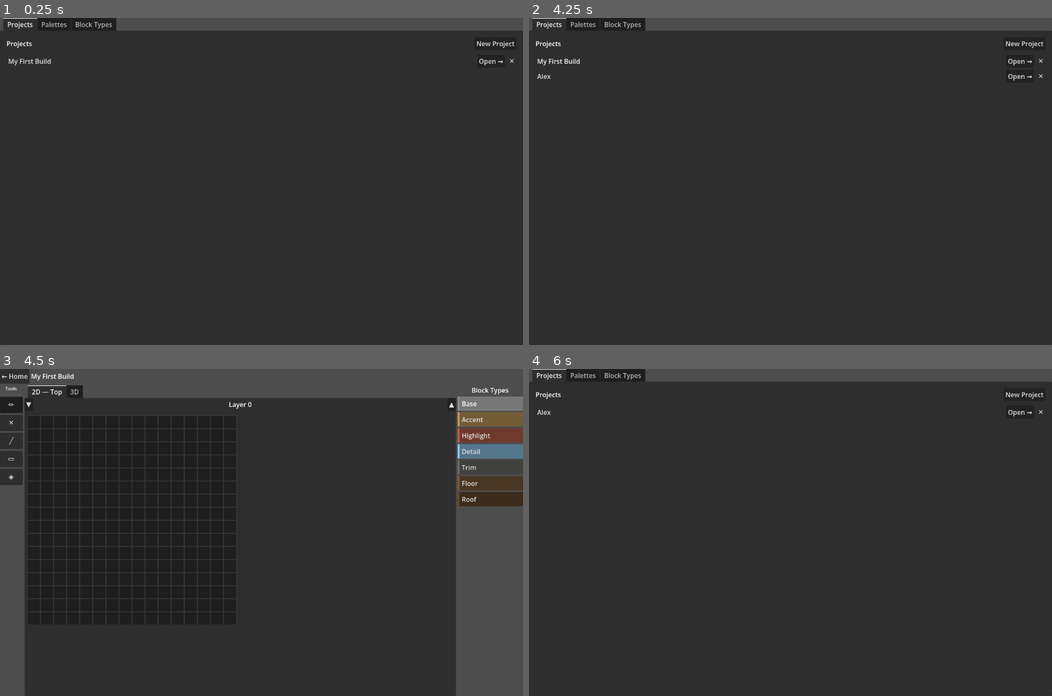
Above: before the commit, frames 1-4 (two rows, left to right).
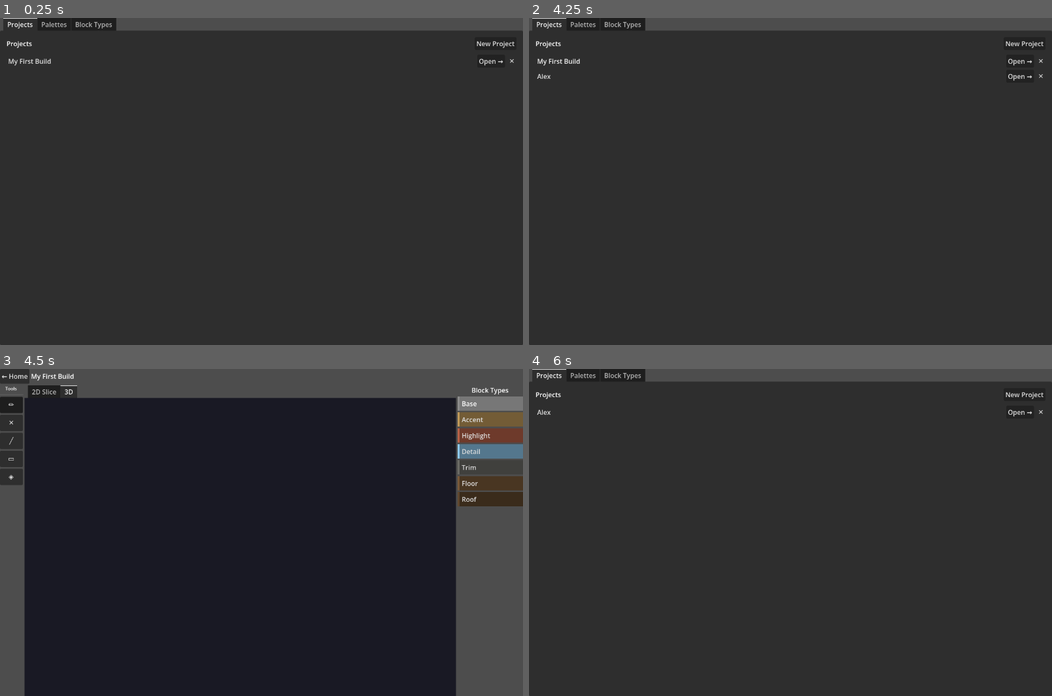
Above: after the commit, the same moments.

Repository: InfinitiesLoop/voxyl
Game: Godot game, scene res://scenes/Main.tscn
Same seed, same stepped clock (60 frames per second), same inputs: the game is played once before the commit and once after it.
Inputs (mouse positions are in pixels of both pictures, inside the frame that each line leads up to):
- Up to frame 1 (0.25 s): no input
- Up to frame 2 (4.25 s): click "New Project" at 0.5 s; click (790, 171) at 1.27 s; type "Alex" at 1.35 s; click "New Project" at 2 s; click "OK" at 2.75 s; click "My First Build" at 3.5 s
- Up to frame 3 (4.5 s): click "Open →" at 4.25 s
- Up to frame 4 (6 s): click "← Home" at 5 s; click "✕" at 5.75 s

Frames 1-2 are identical in both runs. In frame 3, 2.7% of the frame differs, in the area x 4-88%, y 5-100%; in frame 4, nothing differs.

Commit message:
Fix camera reset; add palette hotbar + virtual floor; 3D as default tab
Camera reset fix: _sync_orbit_from_fly now clamps orbit_pitch to ±85°
(prevents gimbal lock when camera is above/below world center, which
caused look_at to fail and snap the view to garbage). orbit_distance
is also clamped [2, 300] so an early return no longer leaves stale values.

Virtual floor plane: when the crosshair finds no block, the ray is
intersected against a horizontal plane at Y=_floor_y (default 0).
A green-tinted highlight shows the target cell so you can place the
first block in an empty world without needing an existing face to click.
RMB places onto the floor plane when no block face is targeted.

Palette hotbar: drawn at bottom of the first-person overlay.
- Up to 9 slots shown; if palette is larger, a 9-slot window scrolls
  to keep the current selection centred
- Scroll wheel (up/down) cycles palette selection
- Number keys 1-9 jump directly to a slot
- Redraws when palette changes or selection changes while in fly mode

3D is now the default tab (Main.gd sets current_tab = 1 on open).
"2D — Top" renamed "2D Slice" (full axis-selection redesign pending).

Diff:
--- a/scripts/ui/Main.gd
+++ b/scripts/ui/Main.gd
@@ -8,8 +8,9 @@
 func _ready() -> void:
 	($HomeScreen as HomeScreen).open_project_requested.connect(_open_editor)
 	($Editor/VBoxContainer/EditorBar/BackBtn as Button).pressed.connect(_go_home)
-	_tabs.set_tab_title(0, "2D — Top")
+	_tabs.set_tab_title(0, "2D Slice")
 	_tabs.set_tab_title(1, "3D")
+	_tabs.current_tab = 1  # default to 3D view
 	_go_home()
 
 func _go_home() -> void:
--- a/scripts/views/View3D.gd
+++ b/scripts/views/View3D.gd
@@ -14,23 +14,27 @@
 var _camera_pos := Vector3.ZERO
 var _yaw := 0.0
 var _pitch := 0.0
-# Right-side modifier keys tracked manually via KEY_LOCATION_RIGHT:
-#   right-ctrl (Windows) and right-alt/option (Mac) = jump/up
-#   right-shift = sneak/down (same as left-shift, tracked for reset-on-exit)
+# Right-side modifier keys tracked via KEY_LOCATION_RIGHT:
+#   right-ctrl (Windows) / right-alt·option (Mac) = jump/up
+#   right-shift = sneak/down (same as left-shift)
 var _rctrl_held := false
 var _ralt_held := false
 var _rshift_held := false
 
-# --- Raycast result ---
-var _target_hit := false
+# --- Raycast state ---
+var _target_hit := false      # crosshair hits an existing block
 var _target_block := Vector3i.ZERO
 var _target_place := Vector3i.ZERO
+var _floor_hit := false       # crosshair hits the virtual floor plane
+var _floor_place := Vector3i.ZERO
+var _floor_y := 0             # Y level of the virtual floor (reference plane)
 
 # --- Nodes ---
 var _viewport: SubViewport
 var _camera: Camera3D
 var _voxel_root: Node3D
 var _highlight: MeshInstance3D
+var _highlight_mat: StandardMaterial3D
 var _overlay: Control
 
 # --- Dirty flag ---
@@ -41,7 +45,8 @@
 	_setup_overlay()
 	VoxelWorld.project_opened.connect(_on_project_opened)
 	VoxelWorld.block_changed.connect(func(_p, _s): _mark_dirty())
-	VoxelWorld.palette_stack_changed.connect(func(): _mark_dirty())
+	VoxelWorld.palette_stack_changed.connect(func(): _mark_dirty(); if _fly_mode: _overlay.queue_redraw())
+	VoxelWorld.selection_changed.connect(func(_s): if _fly_mode: _overlay.queue_redraw())
 	visibility_changed.connect(func(): if not visible and _fly_mode: _exit_fly_mode())
 	set_process(true)
 
@@ -86,17 +91,17 @@
 	_voxel_root = Node3D.new()
 	_viewport.add_child(_voxel_root)
 
-	# Highlight overlay for targeted block
+	_highlight_mat = StandardMaterial3D.new()
+	_highlight_mat.albedo_color = Color(1.0, 1.0, 1.0, 0.35)
+	_highlight_mat.transparency = BaseMaterial3D.TRANSPARENCY_ALPHA
+	_highlight_mat.shading_mode = BaseMaterial3D.SHADING_MODE_UNSHADED
+	_highlight_mat.cull_mode = BaseMaterial3D.CULL_DISABLED
+
 	_highlight = MeshInstance3D.new()
 	var hl_mesh := BoxMesh.new()
 	hl_mesh.size = Vector3(1.04, 1.04, 1.04)
 	_highlight.mesh = hl_mesh
-	var hl_mat := StandardMaterial3D.new()
-	hl_mat.albedo_color = Color(1.0, 1.0, 1.0, 0.35)
-	hl_mat.transparency = BaseMaterial3D.TRANSPARENCY_ALPHA
-	hl_mat.shading_mode = BaseMaterial3D.SHADING_MODE_UNSHADED
-	hl_mat.cull_mode = BaseMaterial3D.CULL_DISABLED
-	_highlight.material_override = hl_mat
+	_highlight.material_override = _highlight_mat
 	_highlight.visible = false
 	_viewport.add_child(_highlight)
 
@@ -129,7 +134,7 @@
 	if Input.is_key_pressed(KEY_D) or Input.is_key_pressed(KEY_RIGHT): move += right
 	# Up: Space (right-hand) · Right-Ctrl/Windows or Right-Option/Mac (left-hand)
 	if Input.is_key_pressed(KEY_SPACE) or _rctrl_held or _ralt_held: move.y += 1.0
-	# Down: any Shift (right-hand sneak) · / (left-hand sneak)
+	# Down: any Shift · / (left-hand)
 	if Input.is_key_pressed(KEY_SHIFT) or Input.is_key_pressed(KEY_SLASH): move.y -= 1.0
 	if move.length_squared() > 0.0:
 		_camera_pos += move.normalized() * 10.0 * delta
@@ -143,9 +148,10 @@
 func _input(event: InputEvent) -> void:
 	if not is_visible_in_tree():
 		return
+
 	if event is InputEventKey:
 		var key := event as InputEventKey
-		# Track right-side modifier keys (KEY_LOCATION_RIGHT distinguishes left vs right)
+		# Track right-side modifier keys
 		if key.location == KEY_LOCATION_RIGHT:
 			match key.physical_keycode:
 				KEY_CTRL:  _rctrl_held  = key.pressed
@@ -155,8 +161,17 @@
 			_exit_fly_mode()
 			get_viewport().set_input_as_handled()
 			return
+		# Number keys 1-9 for palette slot selection (fly mode only)
+		if _fly_mode and key.pressed:
+			var kc := key.keycode
+			if kc >= KEY_1 and kc <= KEY_9:
+				_select_palette_slot(kc - KEY_1)
+				get_viewport().set_input_as_handled()
+				return
+
 	if not _fly_mode:
 		return
+
 	if event is InputEventMouseMotion:
 		var motion := event as InputEventMouseMotion
 		_yaw -= motion.relative.x * 0.18
@@ -165,10 +180,11 @@
 		_update_crosshair_target()
 	elif event is InputEventMouseButton and (event as InputEventMouseButton).pressed:
 		var mb := event as InputEventMouseButton
-		if mb.button_index == MOUSE_BUTTON_LEFT:
-			_erase_targeted_block()
-		elif mb.button_index == MOUSE_BUTTON_RIGHT:
-			_place_targeted_block()
+		match mb.button_index:
+			MOUSE_BUTTON_LEFT:         _erase_targeted_block()
+			MOUSE_BUTTON_RIGHT:        _place_targeted_block()
+			MOUSE_BUTTON_WHEEL_UP:     _cycle_palette(-1)
+			MOUSE_BUTTON_WHEEL_DOWN:   _cycle_palette(1)
 
 # Orbit camera input (only active when NOT in fly mode)
 func _on_svc_input(event: InputEvent) -> void:
@@ -197,7 +213,7 @@
 		var delta: Vector2 = motion.position - _drag_last
 		_drag_last = motion.position
 		_orbit_yaw -= delta.x * 0.4
-		_orbit_pitch = clamp(_orbit_pitch - delta.y * 0.4, 2.0, 88.0)
+		_orbit_pitch = clamp(_orbit_pitch - delta.y * 0.4, 2.0, 85.0)
 		_update_camera()
 
 # ---------------------------------------------------------------------------
@@ -205,7 +221,6 @@
 # ---------------------------------------------------------------------------
 
 func _enter_fly_mode() -> void:
-	# Position fly camera at the current orbit camera position
 	var pivot := _get_world_center()
 	var yaw_rad := deg_to_rad(_orbit_yaw)
 	var pitch_rad := deg_to_rad(_orbit_pitch)
@@ -215,7 +230,6 @@
 		cos(yaw_rad) * cos(pitch_rad)
 	) * _orbit_distance
 	_camera_pos = pivot + offset
-	# Look direction is the inverse of the orbit offset
 	_yaw = _orbit_yaw + 180.0
 	_pitch = -_orbit_pitch
 	_fly_mode = true
@@ -226,15 +240,18 @@
 	_overlay.queue_redraw()
 
 func _sync_orbit_from_fly() -> void:
-	# Derive orbit yaw/pitch/distance from the current fly camera position so
-	# the orbit view picks up exactly where first-person left off.
+	# Convert fly camera world-position back into orbit yaw/pitch/distance so
+	# the orbit view resumes exactly where first-person left off.
 	var pivot := _get_world_center()
 	var offset := _camera_pos - pivot
-	_orbit_distance = offset.length()
-	if _orbit_distance < 0.01:
-		return
-	var norm := offset / _orbit_distance
-	_orbit_pitch = rad_to_deg(asin(clamp(norm.y, -1.0, 1.0)))
+	var dist := offset.length()
+	# Always set a sane distance even if camera wandered very close to pivot
+	_orbit_distance = clamp(dist, 2.0, 300.0)
+	if dist < 0.01:
+		return  # at world centre — keep existing yaw/pitch angles
+	var norm := offset / dist
+	# Clamp to ±85° to avoid gimbal lock when camera is directly above/below pivot
+	_orbit_pitch = clamp(rad_to_deg(asin(clamp(norm.y, -1.0, 1.0))), -85.0, 85.0)
 	_orbit_yaw = rad_to_deg(atan2(norm.x, norm.z))
 
 func _exit_fly_mode() -> void:
@@ -318,28 +335,44 @@
 		mesh.size = Vector3(0.94, 0.94, 0.94)
 		mi.mesh = mesh
 		mi.material_override = materials[semantic]
-		# +0.5 centres the BoxMesh within the DDA cell (x,y,z)→(x+1,y+1,z+1)
+		# +0.5 centres the BoxMesh inside DDA cell (x,y,z)→(x+1,y+1,z+1)
 		mi.position = Vector3(pos.x + 0.5, pos.y + 0.5, pos.z + 0.5)
 		_voxel_root.add_child(mi)
 
 # ---------------------------------------------------------------------------
-# Raycast (DDA grid traversal)
+# Raycast (DDA grid traversal + virtual floor plane)
 # ---------------------------------------------------------------------------
 
 func _update_crosshair_target() -> void:
+	_target_hit = false
+	_floor_hit = false
 	if not VoxelWorld.active_project:
-		_target_hit = false
 		_highlight.visible = false
-		return
+		_overlay.queue_redraw()
+		return
+
 	var result := _raycast_grid(_camera_pos, _get_look_dir(), 20.0)
 	_target_hit = result.get("hit", false)
+
 	if _target_hit:
 		_target_block = result.pos
 		_target_place = result.prev_pos
+		_highlight_mat.albedo_color = Color(1.0, 1.0, 1.0, 0.35)
 		_highlight.position = Vector3(_target_block.x + 0.5, _target_block.y + 0.5, _target_block.z + 0.5)
 		_highlight.visible = true
 	else:
-		_highlight.visible = false
+		# Fall back to virtual floor plane so you can place the first block
+		var floor_result := _raycast_floor_plane(_camera_pos, _get_look_dir())
+		_floor_hit = floor_result.get("hit", false)
+		if _floor_hit:
+			_floor_place = floor_result.pos
+			_highlight_mat.albedo_color = Color(0.4, 1.0, 0.5, 0.22)
+			_highlight.position = Vector3(_floor_place.x + 0.5, _floor_place.y + 0.5, _floor_place.z + 0.5)
+			_highlight.visible = true
+		else:
+			_highlight.visible = false
+
+	_overlay.queue_redraw()
 
 func _raycast_grid(origin: Vector3, direction: Vector3, max_dist: float) -> Dictionary:
 	if not VoxelWorld.active_project:
@@ -380,18 +413,44 @@
 
 	return {hit = false}
 
+func _raycast_floor_plane(origin: Vector3, direction: Vector3) -> Dictionary:
+	# Cast ray against horizontal plane at Y = _floor_y.
+	# This gives a reference surface for placing the first block in empty space.
+	if not VoxelWorld.active_project:
+		return {hit = false}
+	var dir := direction.normalized()
+	if abs(dir.y) < 0.001:
+		return {hit = false}
+	var t := (float(_floor_y) - origin.y) / dir.y
+	if t < 0.05 or t > 80.0:
+		return {hit = false}
+	var hit_world := origin + dir * t
+	var cell := Vector3i(int(floor(hit_world.x)), _floor_y, int(floor(hit_world.z)))
+	var data := VoxelWorld.active_project.data
+	if not data.is_in_bounds(cell):
+		return {hit = false}
+	if not data.get_block(cell).is_empty():
+		return {hit = false}
+	return {hit = true, pos = cell}
+
 # ---------------------------------------------------------------------------
 # Block editing (fly mode)
 # ---------------------------------------------------------------------------
 
 func _place_targeted_block() -> void:
-	if not _target_hit or not VoxelWorld.active_project:
-		return
-	if not VoxelWorld.active_project.data.is_in_bounds(_target_place):
-		return
-	if not VoxelWorld.selected_semantic.is_empty():
-		VoxelWorld.set_block(_target_place, VoxelWorld.selected_semantic)
-		_update_crosshair_target()
+	if not VoxelWorld.active_project or VoxelWorld.selected_semantic.is_empty():
+		return
+	var place_pos: Vector3i
+	if _target_hit:
+		place_pos = _target_place
+	elif _floor_hit:
+		place_pos = _floor_place
+	else:
+		return
+	if not VoxelWorld.active_project.data.is_in_bounds(place_pos):
+		return
+	VoxelWorld.set_block(place_pos, VoxelWorld.selected_semantic)
+	_update_crosshair_target()
 
 func _erase_targeted_block() -> void:
 	if not _target_hit or not VoxelWorld.active_project:
@@ -400,16 +459,88 @@
 	_update_crosshair_target()
 
 # ---------------------------------------------------------------------------
-# 2D overlay: crosshair + hint text
+# Palette cycling (scroll wheel / number keys)
+# ---------------------------------------------------------------------------
+
+func _cycle_palette(delta: int) -> void:
+	var names := VoxelWorld.merged_semantic_names()
+	if names.is_empty():
+		return
+	var idx := names.find(VoxelWorld.selected_semantic)
+	if idx < 0:
+		idx = 0
+	idx = (idx + delta) % names.size()
+	if idx < 0:
+		idx += names.size()
+	VoxelWorld.select_semantic(names[idx])
+
+func _select_palette_slot(slot: int) -> void:
+	var names := VoxelWorld.merged_semantic_names()
+	if slot < names.size():
+		VoxelWorld.select_semantic(names[slot])
+
+# ---------------------------------------------------------------------------
+# 2D overlay: crosshair · palette hotbar · hint bar
 # ---------------------------------------------------------------------------
 
 func _draw_overlay() -> void:
 	var center := _overlay.size / 2.0
-	var color := Color(1.0, 1.0, 1.0, 0.9)
-	_overlay.draw_line(center + Vector2(-14, 0), center + Vector2(14, 0), color, 1.5)
-	_overlay.draw_line(center + Vector2(0, -14), center + Vector2(0, 14), color, 1.5)
+
+	# Crosshair
+	_overlay.draw_line(center + Vector2(-14, 0), center + Vector2(14, 0), Color(1, 1, 1, 0.9), 1.5)
+	_overlay.draw_line(center + Vector2(0, -14), center + Vector2(0, 14), Color(1, 1, 1, 0.9), 1.5)
 	_overlay.draw_circle(center, 3.0, Color(0, 0, 0, 0.4))
 
+	_draw_hotbar()
+
 	var font := ThemeDB.fallback_font
-	var hint := "WASD / Arrows  ·  Space · RCtrl · ROpt = up  ·  Shift · / = down  ·  LMB erase  ·  RMB place  ·  Esc exit"
-	_overlay.draw_string(font, Vector2(10.0, _overlay.size.y - 12.0), hint, HORIZONTAL_ALIGNMENT_LEFT, -1, 13, Color(1, 1, 1, 0.55))
+	var hint := "WASD/Arrows  ·  Space·RCtrl·ROpt up  ·  Shift·/ down  ·  LMB erase  ·  RMB place  ·  1–9 / scroll palette  ·  Esc"
+	_overlay.draw_string(font, Vector2(10.0, _overlay.size.y - 10.0), hint,
+		HORIZONTAL_ALIGNMENT_LEFT, -1, 12, Color(1, 1, 1, 0.45))
+
+func _draw_hotbar() -> void:
+	var names := VoxelWorld.merged_semantic_names()
+	if names.is_empty():
+		return
+
+	const SLOT := 44.0
+	const GAP := 4.0
+	const BOTTOM_MARGIN := 30.0  # leave room for hint text
+
+	# If there are more than 9 entries, show a 9-slot window centred on selection
+	var total := names.size()
+	var sel_idx := maxi(0, names.find(VoxelWorld.selected_semantic))
+	var visible_count := mini(total, 9)
+	var start_idx := 0
+	if total > 9:
+		start_idx = clampi(sel_idx - 4, 0, total - 9)
+
+	var total_w := visible_count * SLOT + (visible_count - 1) * GAP
+	var sx := (_overlay.size.x - total_w) * 0.5
+	var sy := _overlay.size.y - BOTTOM_MARGIN - SLOT
+
+	# Background panel
+	_overlay.draw_rect(Rect2(sx - 6, sy - 6, total_w + 12, SLOT + 12), Color(0, 0, 0, 0.55))
+
+	var font := ThemeDB.fallback_font
+	for i in visible_count:
+		var idx := start_idx + i
+		var semantic := names[idx]
+		var color := VoxelWorld.get_color_for_semantic(semantic)
+		var rx := sx + i * (SLOT + GAP)
+		var slot_rect := Rect2(rx, sy, SLOT, SLOT)
+		var is_selected := semantic == VoxelWorld.selected_semantic
+
+		# Swatch
+		_overlay.draw_rect(slot_rect, color.darkened(0.35))
+		_overlay.draw_rect(slot_rect.grow(-4), color)
+
+		# Border: bright+thick for selected, dim for others
+		_overlay.draw_rect(slot_rect, Color(1, 1, 1, 0.9 if is_selected else 0.25),
+			false, 2.5 if is_selected else 1.0)
+
+		# Slot number (shows 1-9 for the first nine visible slots)
+		var num_label := str(i + 1) if i < 9 else ""
+		if not num_label.is_empty():
+			_overlay.draw_string(font, Vector2(rx + 3.0, sy + 13.0), num_label,
+				HORIZONTAL_ALIGNMENT_LEFT, -1, 11, Color(1, 1, 1, 0.7))
